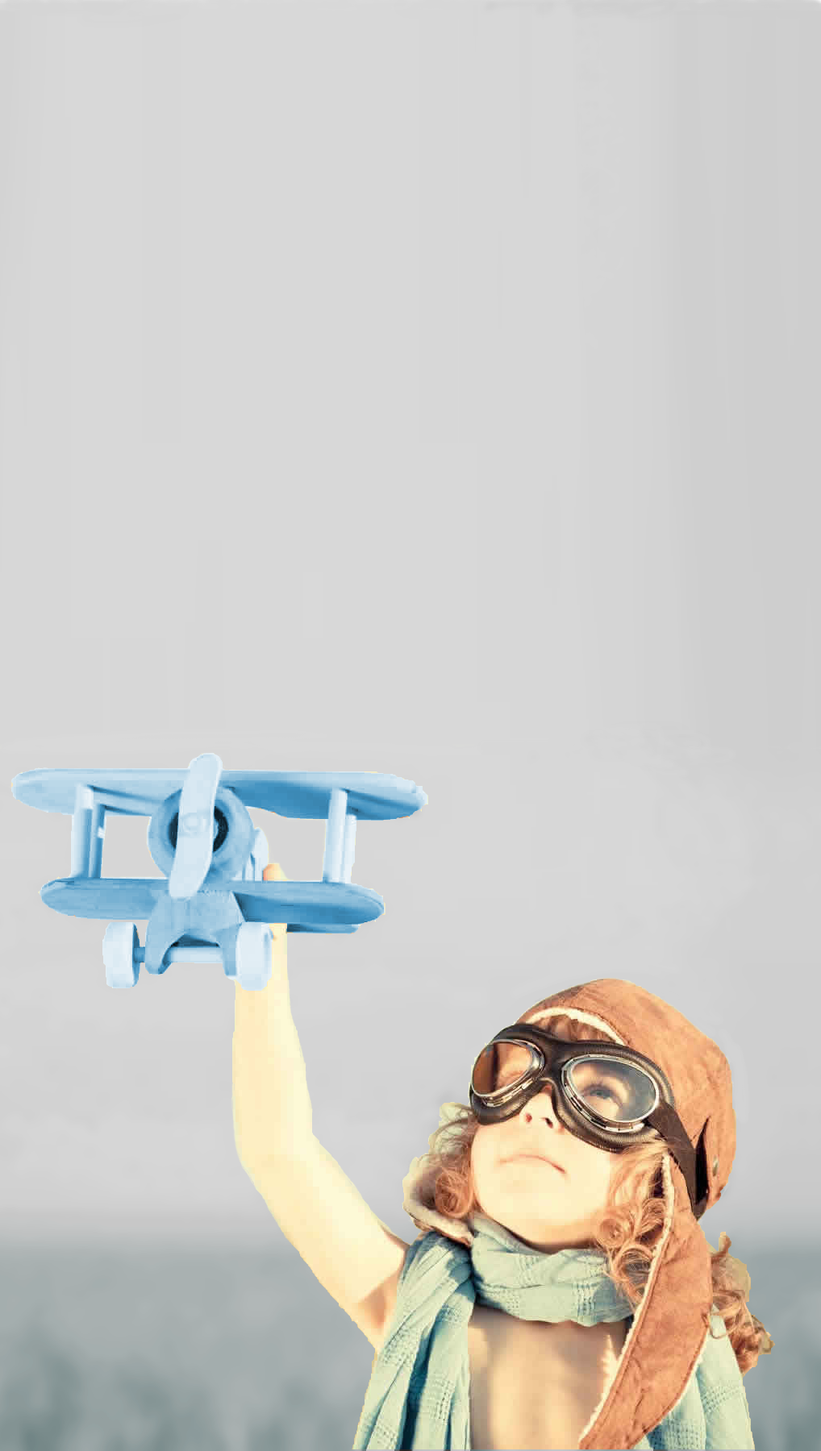
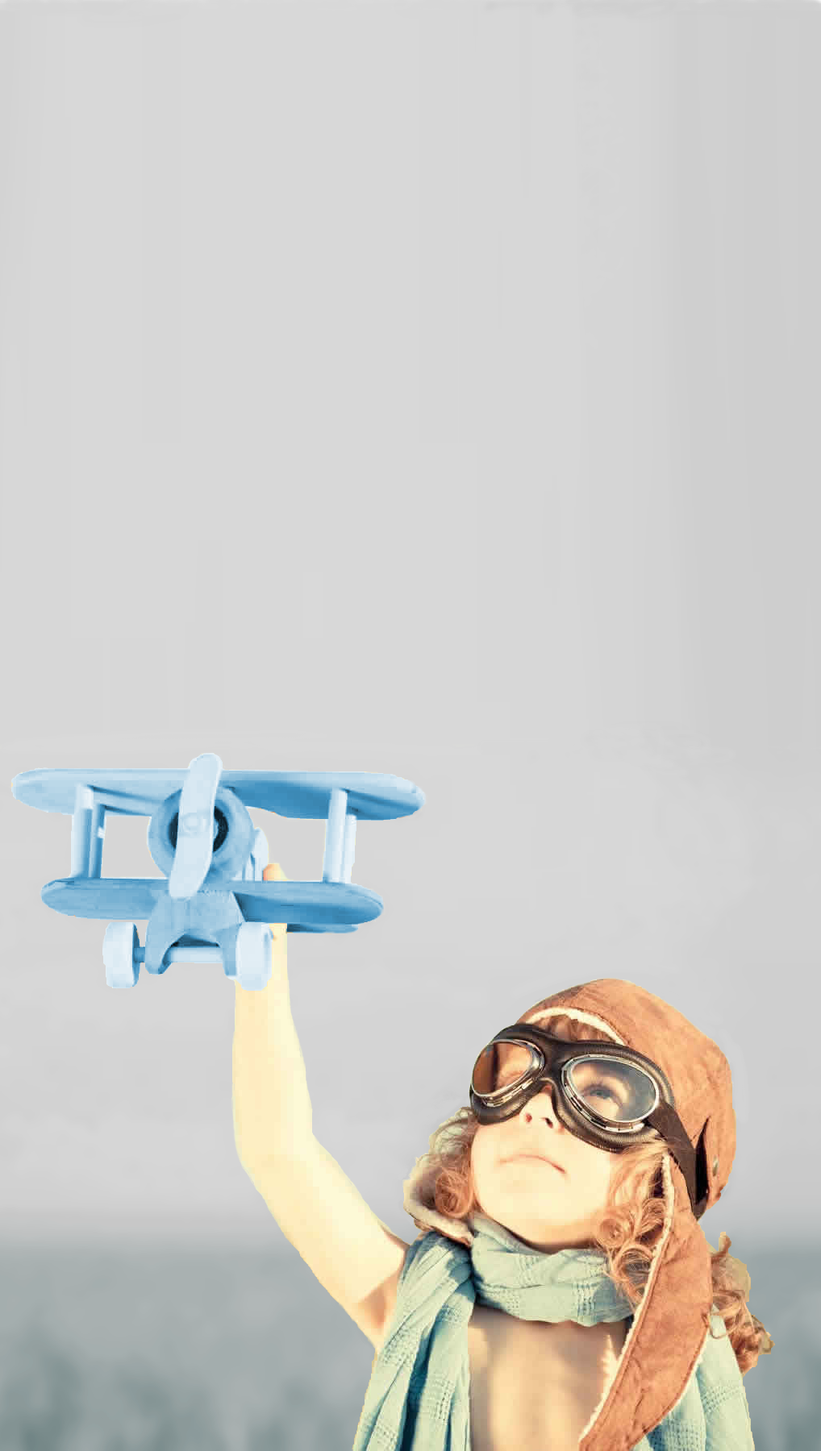
Layered file, before and after one edit (821x1451). Changes by layer:
painted on "Pasted Layer" over [37, 771, 756, 1451]
